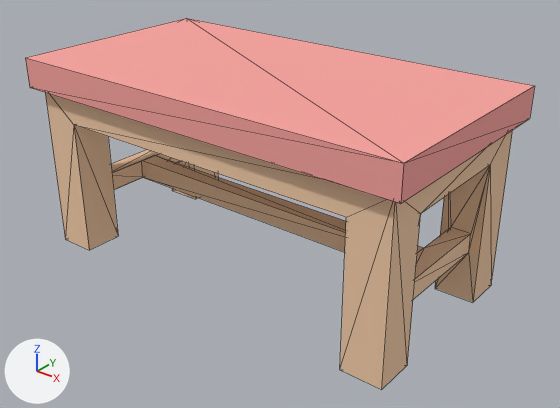
Before and after pictures for a commit that changed the glTF model assets/props/furniture/benchCushionLow.glb.
One viewpoint serves both versions: a 50 mm lens placed at (0.643, -0.433, 0.4), pointed at (0.219, 0.098, 0.072). Arrows for +X, +Y and +Z are at lower left; the lights stay in place. The older version comes first. Mesh edges are drawn as thin lines. Vertices at exactly the same position are counted once.

Objects in the first picture: 'benchCushionLow(Clone)'.
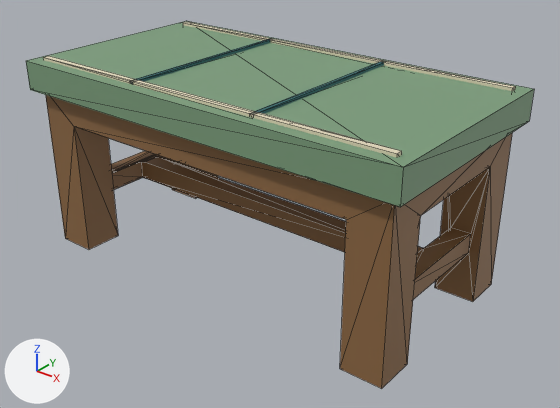
What the commit changed:
Material 'tealDark.005' (mat_tealdark_005) is new.
Its base color is (0.02, 0.14, 0.16) (dark cyan #27696f).
Its roughness is 0.7.
Material 'copper.005' (mat_copper_005) is new.
Its base color is (0.55, 0.22, 0.1) (orange #c48159).
Its metallic is 0.7.
Its roughness is 0.35.
Material 'oak.005' (mat_oak_005) is new.
Its base color is (0.42, 0.24, 0.1) (brown #ad8659).
Its roughness is 0.55.
Material 'sage.005' (mat_sage_005) is new.
Its base color is (0.2, 0.34, 0.2) (greyish green #7c9e7c).
Its roughness is 0.6.
Material 'oakDark.005' (mat_oakdark_005) is new.
Its base color is (0.27, 0.14, 0.055) (brown #8e6942).
Its roughness is 0.6.
Material 'cream.005' (mat_cream_005) is new.
Its base color is (0.78, 0.7, 0.52) (beige #e5dabf).
Its roughness is 0.8.
me_mesh_benchcushionlow is used by ob_benchcushionlow_clone; location (0.0, 0.0, 0.0).
me_mesh_benchcushionlow had 64 vertices, 138 faces and spanned x -0.01..0.41, y -0.01..0.21, z 0.0..0.2.
me_mesh_benchcushionlow no longer uses material mat_defaultmat (white #ffffff).
me_mesh_benchcushionlow now has 206 vertices, 360 faces and spans x -0.01..0.41, y -0.01..0.21, z -0.001..0.203.
me_mesh_benchcushionlow part 1: a new loose piece, a box spanning x 0.1266..0.1306, y 0.002..0.198, z 0.197..0.203, in mat_tealdark_005 (dark cyan #27696f).
me_mesh_benchcushionlow part 2: a new loose piece, a box spanning x 0.2652..0.2692, y 0.002..0.198, z 0.197..0.203, in mat_tealdark_005 (dark cyan #27696f).
me_mesh_benchcushionlow part 3: a new loose piece, a box spanning x 0.002..0.398, y 0.002..0.008, z 0.197..0.203, in mat_cream_005 (beige #e5dabf).
me_mesh_benchcushionlow part 4: a new loose piece, a box spanning x 0.002..0.398, y 0.192..0.198, z 0.197..0.203, in mat_cream_005 (beige #e5dabf).
Part 5, on me_mesh_benchcushionlow:
20 faces are deleted.
46 vertices are added at x 0.024..0.366, y 0.0..0.2, z 0.05..0.14.
82 new faces join them, mat_oakdark_005 (brown #8e6942).
me_mesh_benchcushionlow part 6: 98 faces spanning x 0.0..0.4, y 0.0..0.2, z 0.0..0.17 switch from mat_wood (beige #f3cca8) to mat_oakdark_005 (brown #8e6942).
me_mesh_benchcushionlow part 7: 18 faces spanning x -0.01..0.41, y -0.01..0.21, z 0.17..0.2 switch from mat_carpet (pink #f9a39e) to mat_sage_005 (greyish green #7c9e7c).
Other edits to the shape of me_mesh_benchcushionlow do not show in these pictures.
me_mesh_benchcushionlow gains material mat_oak_005 (brown #ad8659).
me_mesh_benchcushionlow gains material mat_tealdark_005 (dark cyan #27696f).
me_mesh_benchcushionlow gains material mat_cream_005 (beige #e5dabf).
me_mesh_benchcushionlow gains material mat_copper_005 (orange #c48159).
Object 'benchCushionLow(Clone)' (ob_benchcushionlow_clone) moves from (0.0, 0.0, 0.0) to (0.0, 0.0, 0.001).
Object 'benchCushionLow(Clone)' (ob_benchcushionlow_clone) is rescaled from (1.0, 1.0, 1.0) to (1.0, 1.0, 0.98).

Where the change shows, as pixel boxes (x1, y1, x2, y2) in the pictures (560 x 408 px):
'benchCushionLow(Clone)', reshaped, moved, rescaled: before (25, 18, 535, 390); after (26, 21, 534, 389)
part 1 of me_mesh_benchcushionlow, added: after (130, 39, 270, 85)
part 2 of me_mesh_benchcushionlow, added: after (250, 62, 384, 118)
part 3 of me_mesh_benchcushionlow, added: after (43, 56, 402, 157)
part 4 of me_mesh_benchcushionlow, added: after (183, 22, 516, 91)
part 5 of me_mesh_benchcushionlow, cut back: before (111, 150, 423, 253); after (111, 151, 424, 253)
part 6 of me_mesh_benchcushionlow, recoloured (beige to brown): (46, 95, 512, 389) in both
part 7 of me_mesh_benchcushionlow, recoloured (pink to greyish green): (26, 21, 534, 204) in both
